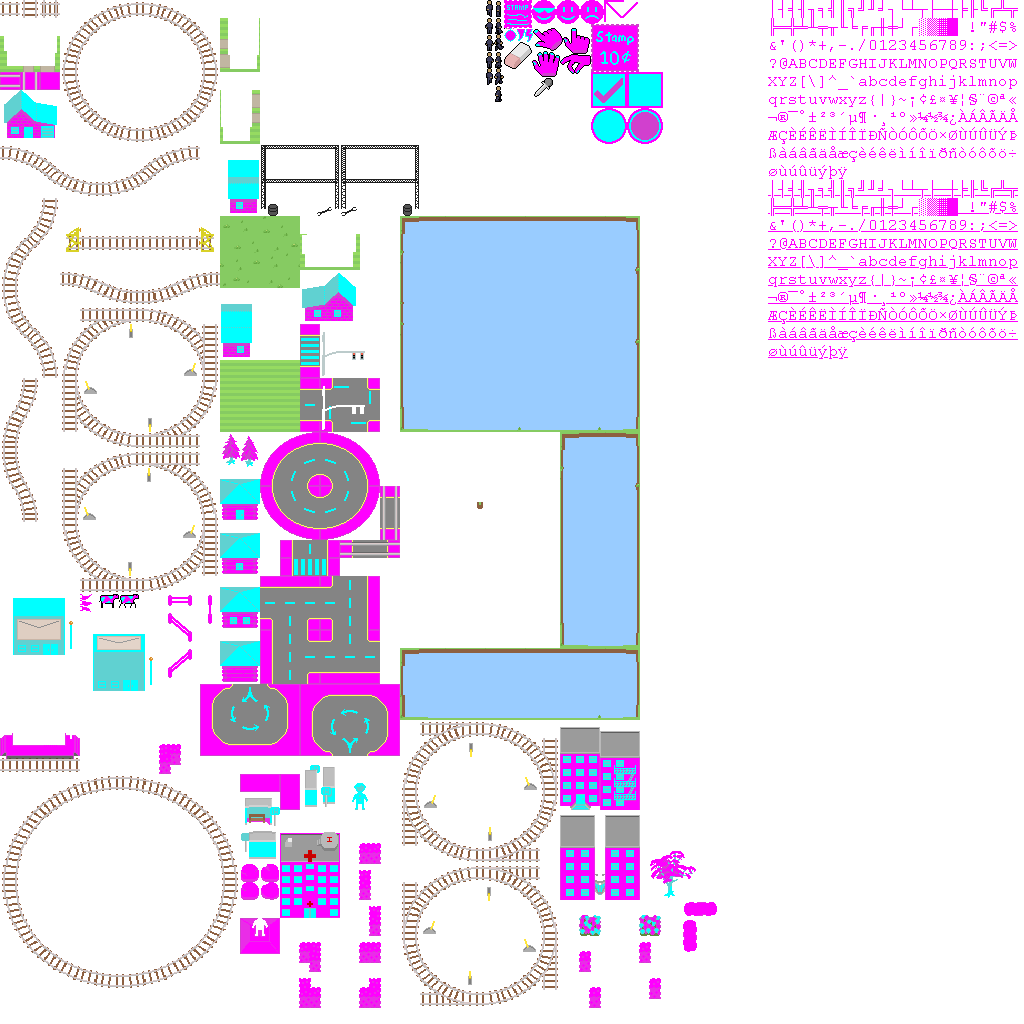
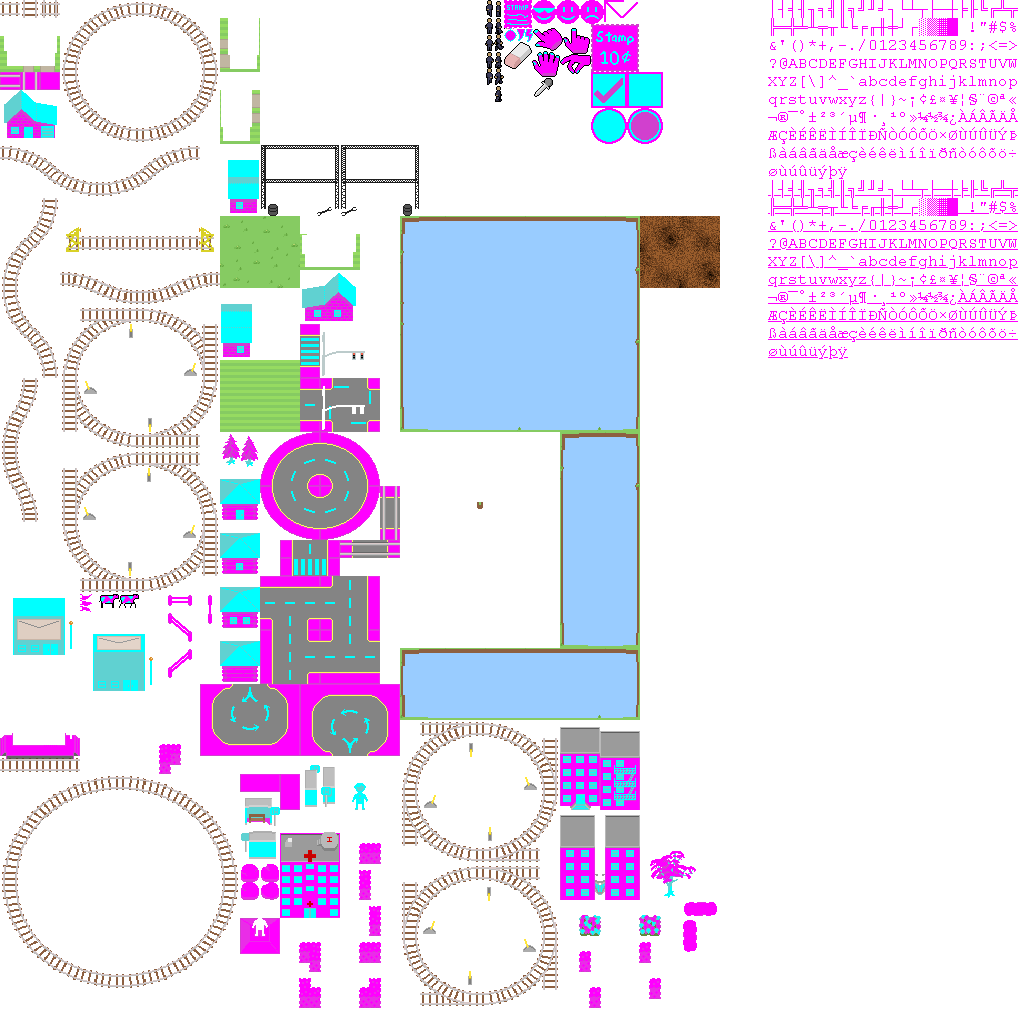
The second 1024 × 1024 image is a revision of the first. Changes to its layers:
painted on "base.png copy" over [640, 216, 720, 288]
